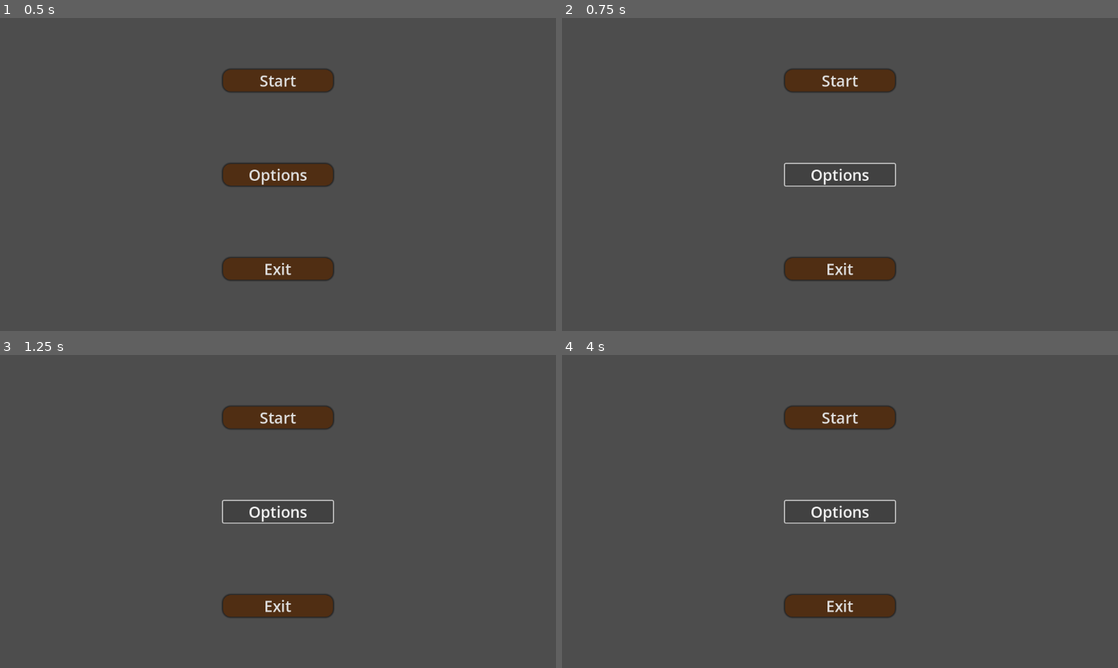
Above: before the commit, frames 1-4 (two rows, left to right).
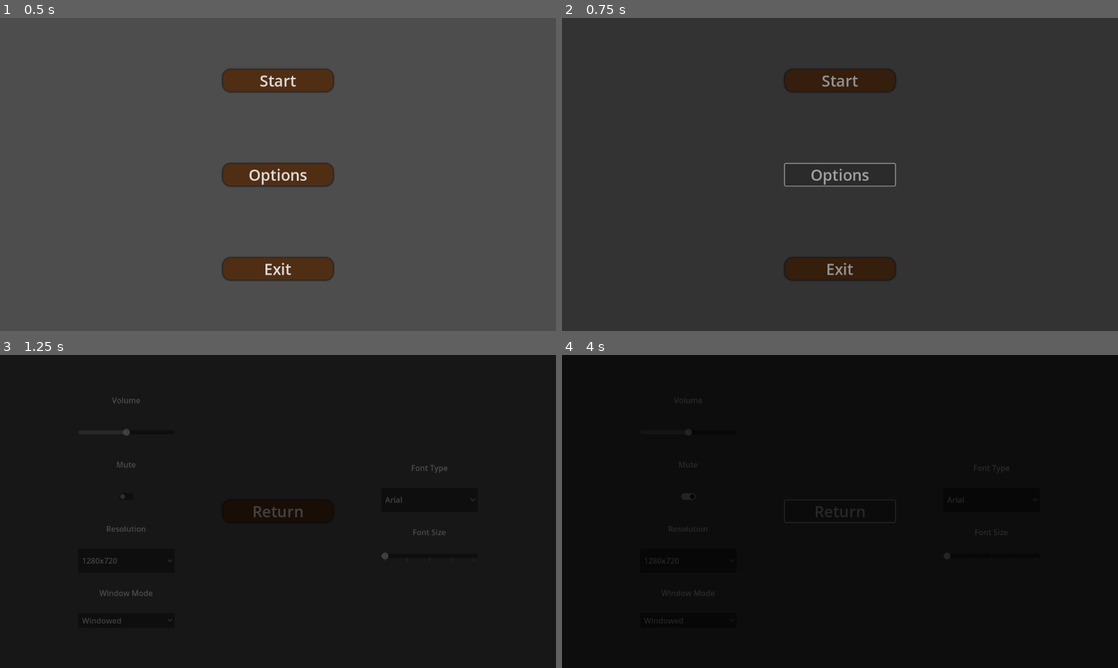
Above: after the commit, the same moments.

Repository: cannnAvar/mavi-oda
Game: Godot game, scene res://main_menu.tscn
Two runs of this game, one before a commit and one after it. Both use one fixed random seed, a clock stepped at 60 frames per second and the inputs below. The engine's default icon, where the game draws it, is replaced by a stand-in: a white triangle on a blue panel in a dark square.
Inputs (mouse positions are in pixels of both pictures, inside the frame that each line leads up to):
- Up to frame 1 (0.5 s): no input
- Up to frame 2 (0.75 s): click "Options" at 0.5 s
- Up to frame 3 (1.25 s): no input
- Up to frame 4 (4 s): click (689, 495) at 1.27 s; click (689, 561) at 2 s, where only the run after the commit has a clickable "1280x720"; click (689, 621) at 2.75 s, where only the run after the commit has a clickable "Windowed"; click (840, 511) at 3.5 s, where only the run after the commit has a clickable "Return"

Frame 1 is identical in both runs. In frame 2, 98% of the frame differs, in the area x 0-100%, y 0-100%; in frame 3, 99%; in frame 4, 100%.

Commit message:
Options and Pause Menu
Filler

Diff:
--- a/control.tscn
+++ b/control.tscn
@@ -1,8 +1,9 @@
-[gd_scene load_steps=4 format=3 uid="uid://davtx1u3hoqxu"]
+[gd_scene load_steps=5 format=3 uid="uid://davtx1u3hoqxu"]
 
 [ext_resource type="Texture2D" uid="uid://be1gx28yen6hk" path="res://icon.svg" id="1_0fbet"]
 [ext_resource type="Script" uid="uid://db1odepcalhdh" path="res://chat_ui.gd" id="2_62e2m"]
 [ext_resource type="Texture2D" uid="uid://bm3c4ppt2d80p" path="res://placeholder.png" id="4_ee4bf"]
+[ext_resource type="PackedScene" uid="uid://t6dl7ipntt51" path="res://pause_menu.tscn" id="4_kbped"]
 
 [node name="Game" type="Control"]
 layout_mode = 3
@@ -60,3 +61,6 @@
 [node name="Placeholder" type="Sprite2D" parent="."]
 position = Vector2(336, 280)
 texture = ExtResource("4_ee4bf")
+
+[node name="PauseMenu" parent="." instance=ExtResource("4_kbped")]
+layout_mode = 1
--- a/main_menu.gd
+++ b/main_menu.gd
@@ -7,7 +7,7 @@
 
 
 func _on_options_pressed() -> void:
-	print("wip")
+	ChangeScene.change_scene("res://options.tscn")
 
 func _on_exit_pressed() -> void:
 	get_tree().quit()
--- /dev/null
+++ b/options.gd
@@ -0,0 +1,41 @@
+extends Control
+
+
+
+func _on_volume_value_changed(value: float) -> void:
+	var db = linear_to_db(value)
+	AudioServer.set_bus_volume_db(0, db)
+	print(db)
+
+
+func _on_mute_toggled(toggled_on: bool) -> void:
+	AudioServer.set_bus_mute(0,toggled_on)
+
+
+func _on_resolutions_item_selected(index: int) -> void:
+	match index:
+		0:
+			DisplayServer.window_set_size(Vector2i(1920,1080))
+		1:
+			DisplayServer.window_set_size(Vector2i(1600,900))
+		2:
+			DisplayServer.window_set_size(Vector2i(1280,720))
+
+
+func _on_window_modes_item_selected(index: int) -> void:
+	match index:
+		0:
+			DisplayServer.window_set_mode(DisplayServer.WINDOW_MODE_WINDOWED)
+		1:
+			DisplayServer.window_set_mode(DisplayServer.WINDOW_MODE_FULLSCREEN)
+
+func _on_return_pressed() -> void:
+	ChangeScene.change_scene("res://main_menu.tscn")
+
+
+func _on_font_types_item_selected(index: int) -> void:
+	pass # Replace with function body.
+
+
+func _on_font_size_slider_value_changed(value: float) -> void:
+	pass # Replace with function body.
--- /dev/null
+++ b/options.tscn
@@ -0,0 +1,152 @@
+[gd_scene load_steps=3 format=3 uid="uid://dtuwro7ccrsiv"]
+
+[ext_resource type="Script" uid="uid://c461cfuvtciu1" path="res://ui_elements/options.gd" id="1_n3p6i"]
+
+[sub_resource type="StyleBoxFlat" id="StyleBoxFlat_5v8ap"]
+bg_color = Color(0.3137255, 0.18039216, 0.07450981, 1)
+corner_radius_top_left = 16
+corner_radius_top_right = 16
+corner_radius_bottom_right = 16
+corner_radius_bottom_left = 16
+shadow_size = 4
+
+[node name="Options" type="Control"]
+layout_mode = 3
+anchors_preset = 15
+anchor_right = 1.0
+anchor_bottom = 1.0
+grow_horizontal = 2
+grow_vertical = 2
+script = ExtResource("1_n3p6i")
+
+[node name="MarginContainer" type="MarginContainer" parent="."]
+layout_mode = 1
+anchors_preset = 15
+anchor_right = 1.0
+anchor_bottom = 1.0
+grow_horizontal = 2
+grow_vertical = 2
+
+[node name="HBoxContainer" type="HBoxContainer" parent="MarginContainer"]
+layout_mode = 2
+size_flags_horizontal = 4
+size_flags_vertical = 4
+theme_override_constants/separation = 100
+
+[node name="LeftSide" type="VBoxContainer" parent="MarginContainer/HBoxContainer"]
+layout_mode = 2
+size_flags_horizontal = 4
+size_flags_vertical = 4
+theme_override_constants/separation = 30
+
+[node name="VolumeLabel" type="Label" parent="MarginContainer/HBoxContainer/LeftSide"]
+layout_mode = 2
+size_flags_horizontal = 4
+text = "Volume"
+
+[node name="Volume" type="HSlider" parent="MarginContainer/HBoxContainer/LeftSide"]
+custom_minimum_size = Vector2(200, 50)
+layout_mode = 2
+size_flags_horizontal = 4
+max_value = 1.0
+step = 0.01
+value = 0.5
+
+[node name="MuteLabel" type="Label" parent="MarginContainer/HBoxContainer/LeftSide"]
+layout_mode = 2
+size_flags_horizontal = 4
+text = "Mute"
+
+[node name="Mute" type="CheckButton" parent="MarginContainer/HBoxContainer/LeftSide"]
+custom_minimum_size = Vector2(0, 50)
+layout_mode = 2
+size_flags_horizontal = 4
+size_flags_vertical = 4
+
+[node name="ResolutionLabel" type="Label" parent="MarginContainer/HBoxContainer/LeftSide"]
+layout_mode = 2
+size_flags_horizontal = 4
+text = "Resolution"
+
+[node name="Resolutions" type="OptionButton" parent="MarginContainer/HBoxContainer/LeftSide"]
+custom_minimum_size = Vector2(0, 50)
+layout_mode = 2
+selected = 2
+item_count = 3
+popup/item_0/text = "1920x1080"
+popup/item_0/id = 0
+popup/item_1/text = "1600x900"
+popup/item_1/id = 1
+popup/item_2/text = "1280x720"
+popup/item_2/id = 2
+
+[node name="WindowModeLabel" type="Label" parent="MarginContainer/HBoxContainer/LeftSide"]
+layout_mode = 2
+size_flags_horizontal = 4
+text = "Window Mode"
+
+[node name="WindowModes" type="OptionButton" parent="MarginContainer/HBoxContainer/LeftSide"]
+layout_mode = 2
+selected = 0
+item_count = 2
+popup/item_0/text = "Windowed"
+popup/item_0/id = 0
+popup/item_1/text = "Fullscreen"
+popup/item_1/id = 1
+
+[node name="Middle" type="VBoxContainer" parent="MarginContainer/HBoxContainer"]
+layout_mode = 2
+size_flags_horizontal = 4
+size_flags_vertical = 4
+
+[node name="Return" type="Button" parent="MarginContainer/HBoxContainer/Middle"]
+custom_minimum_size = Vector2(228, 45)
+layout_mode = 2
+size_flags_horizontal = 4
+size_flags_vertical = 4
+theme_override_font_sizes/font_size = 32
+theme_override_styles/normal = SubResource("StyleBoxFlat_5v8ap")
+text = "Return"
+
+[node name="RightSide" type="VBoxContainer" parent="MarginContainer/HBoxContainer"]
+layout_mode = 2
+size_flags_horizontal = 4
+size_flags_vertical = 4
+theme_override_constants/separation = 30
+
+[node name="FontTypeLabel" type="Label" parent="MarginContainer/HBoxContainer/RightSide"]
+layout_mode = 2
+size_flags_horizontal = 4
+text = "Font Type"
+
+[node name="FontTypes" type="OptionButton" parent="MarginContainer/HBoxContainer/RightSide"]
+custom_minimum_size = Vector2(0, 50)
+layout_mode = 2
+selected = 0
+item_count = 3
+popup/item_0/text = "Arial"
+popup/item_0/id = 0
+popup/item_1/text = "Times New Roman"
+popup/item_1/id = 1
+popup/item_2/text = "Pixelated"
+popup/item_2/id = 2
+
+[node name="FontSizeLabel" type="Label" parent="MarginContainer/HBoxContainer/RightSide"]
+layout_mode = 2
+size_flags_horizontal = 4
+text = "Font Size"
+
+[node name="FontSizeSlider" type="HSlider" parent="MarginContainer/HBoxContainer/RightSide"]
+custom_minimum_size = Vector2(200, 0)
+layout_mode = 2
+step = 25.0
+tick_count = 5
+ticks_on_borders = true
+
+[connection signal="value_changed" from="MarginContainer/HBoxContainer/LeftSide/Volume" to="." method="_on_volume_value_changed"]
+[connection signal="toggled" from="MarginContainer/HBoxContainer/LeftSide/Mute" to="." method="_on_mute_toggled"]
+[connection signal="item_selected" from="MarginContainer/HBoxContainer/LeftSide/Resolutions" to="." method="_on_resolutions_item_selected"]
+[connection signal="item_selected" from="MarginContainer/HBoxContainer/LeftSide/WindowModes" to="." method="_on_window_modes_item_selected"]
+[connection signal="pressed" from="MarginContainer/HBoxContainer/Middle/Return" to="." method="_on_return_pressed"]
+[connection signal="item_selected" from="MarginContainer/HBoxContainer/RightSide/FontTypes" to="." method="_on_font_types_item_selected"]
+[connection signal="value_changed" from="MarginContainer/HBoxContainer/RightSide/FontSizeSlider" to="." method="_on_font_size_slider_value_changed"]
--- /dev/null
+++ b/pause_menu.gd
@@ -0,0 +1,37 @@
+extends Control
+
+func _ready() -> void:
+	$AnimationPlayer.play("RESET")
+
+func pause():
+	get_tree().paused = true
+	$AnimationPlayer.play("blur")
+
+
+func resume():
+	get_tree().paused = false
+	$AnimationPlayer.play_backwards("blur")
+
+func on_escape_pressed():
+	if Input.is_action_just_pressed("Escape") and get_tree().paused == false:
+		pause()
+	elif Input.is_action_just_pressed("Escape") and get_tree().paused == true:
+		resume()
+
+
+func _on_continue_pressed() -> void:
+	resume()
+
+func _on_main_menu_pressed() -> void:
+	ChangeScene.change_scene("res://main_menu.tscn")
+	resume()
+
+func _on_options_pressed() -> void:
+	ChangeScene.change_scene("res://options.tscn")
+	resume()
+
+func _on_exit_pressed() -> void:
+	get_tree().quit()
+
+func _process(_delta: float) -> void:
+	on_escape_pressed()
--- /dev/null
+++ b/pause_menu.tscn
@@ -0,0 +1,131 @@
+[gd_scene load_steps=5 format=3 uid="uid://t6dl7ipntt51"]
+
+[ext_resource type="Script" uid="uid://0b0mwgi4bvys" path="res://ui_elements/pause_menu.gd" id="1_hdmo1"]
+
+[sub_resource type="Animation" id="Animation_nwcfo"]
+resource_name = "blur"
+length = 0.3
+tracks/0/type = "value"
+tracks/0/imported = false
+tracks/0/enabled = true
+tracks/0/path = NodePath("ColorRect:color")
+tracks/0/interp = 1
+tracks/0/loop_wrap = true
+tracks/0/keys = {
+"times": PackedFloat32Array(0, 0.3),
+"transitions": PackedFloat32Array(1, 1),
+"update": 0,
+"values": [Color(0.3137255, 0.18039216, 0.07450981, 0), Color(0.3137255, 0.18039216, 0.07450981, 0.56078434)]
+}
+tracks/1/type = "value"
+tracks/1/imported = false
+tracks/1/enabled = true
+tracks/1/path = NodePath("PanelContainer:modulate")
+tracks/1/interp = 1
+tracks/1/loop_wrap = true
+tracks/1/keys = {
+"times": PackedFloat32Array(0, 0.3),
+"transitions": PackedFloat32Array(1, 1),
+"update": 0,
+"values": [Color(1, 1, 1, 0), Color(1, 1, 1, 1)]
+}
+
+[sub_resource type="Animation" id="Animation_05uyy"]
+length = 0.001
+tracks/0/type = "value"
+tracks/0/imported = false
+tracks/0/enabled = true
+tracks/0/path = NodePath("ColorRect:color")
+tracks/0/interp = 1
+tracks/0/loop_wrap = true
+tracks/0/keys = {
+"times": PackedFloat32Array(0),
+"transitions": PackedFloat32Array(1),
+"update": 0,
+"values": [Color(0.3137255, 0.18039216, 0.07450981, 0)]
+}
+tracks/1/type = "value"
+tracks/1/imported = false
+tracks/1/enabled = true
+tracks/1/path = NodePath("PanelContainer:modulate")
+tracks/1/interp = 1
+tracks/1/loop_wrap = true
+tracks/1/keys = {
+"times": PackedFloat32Array(0),
+"transitions": PackedFloat32Array(1),
+"update": 0,
+"values": [Color(1, 1, 1, 0)]
+}
+
+[sub_resource type="AnimationLibrary" id="AnimationLibrary_p81d2"]
+_data = {
+&"RESET": SubResource("Animation_05uyy"),
+&"blur": SubResource("Animation_nwcfo")
+}
+
+[node name="PauseMenu" type="Control"]
+process_mode = 3
+layout_mode = 3
+anchors_preset = 15
+anchor_right = 1.0
+anchor_bottom = 1.0
+grow_horizontal = 2
+grow_vertical = 2
+script = ExtResource("1_hdmo1")
+
+[node name="ColorRect" type="ColorRect" parent="."]
+layout_mode = 1
+anchors_preset = 15
+anchor_right = 1.0
+anchor_bottom = 1.0
+grow_horizontal = 2
+grow_vertical = 2
+color = Color(0.3137255, 0.18039216, 0.07450981, 0)
+
+[node name="PanelContainer" type="PanelContainer" parent="."]
+modulate = Color(1, 1, 1, 0)
+z_index = 1
+layout_mode = 1
+anchors_preset = 8
+anchor_left = 0.5
+anchor_top = 0.5
+anchor_right = 0.5
+anchor_bottom = 0.5
+offset_left = -180.0
+offset_top = -250.0
+offset_right = 180.0
+offset_bottom = 250.0
+grow_horizontal = 2
+grow_vertical = 2
+
+[node name="VBoxContainer" type="VBoxContainer" parent="PanelContainer"]
+layout_mode = 2
+size_flags_horizontal = 4
+size_flags_vertical = 4
+theme_override_constants/separation = 50
+
+[node name="Continue" type="Button" parent="PanelContainer/VBoxContainer"]
+layout_mode = 2
+text = "Continue"
+
+[node name="MainMenu" type="Button" parent="PanelContainer/VBoxContainer"]
+layout_mode = 2
+text = "Main Menu"
+
+[node name="Options" type="Button" parent="PanelContainer/VBoxContainer"]
+layout_mode = 2
+text = "Options"
+
+[node name="Exit" type="Button" parent="PanelContainer/VBoxContainer"]
+layout_mode = 2
+text = "Exit"
+
+[node name="AnimationPlayer" type="AnimationPlayer" parent="."]
+libraries = {
+&"": SubResource("AnimationLibrary_p81d2")
+}
+
+[connection signal="pressed" from="PanelContainer/VBoxContainer/Continue" to="." method="_on_continue_pressed"]
+[connection signal="pressed" from="PanelContainer/VBoxContainer/MainMenu" to="." method="_on_main_menu_pressed"]
+[connection signal="pressed" from="PanelContainer/VBoxContainer/Options" to="." method="_on_options_pressed"]
+[connection signal="pressed" from="PanelContainer/VBoxContainer/Exit" to="." method="_on_exit_pressed"]
--- a/project.godot
+++ b/project.godot
@@ -28,6 +28,14 @@
 
 movie_writer/movie_file="C:/Users/cannnAvar/Documents/mavi-oda/zaaa.avi"
 
+[input]
+
+Escape={
+"deadzone": 0.2,
+"events": [Object(InputEventKey,"resource_local_to_scene":false,"resource_name":"","device":0,"window_id":0,"alt_pressed":false,"shift_pressed":false,"ctrl_pressed":false,"meta_pressed":false,"pressed":false,"keycode":0,"physical_keycode":4194305,"key_label":0,"unicode":0,"location":0,"echo":false,"script":null)
+]
+}
+
 [rendering]
 
 textures/canvas_textures/default_texture_filter=0
Not shown, added: options.gd.uid
Not shown, added: pause_menu.gd.uid
